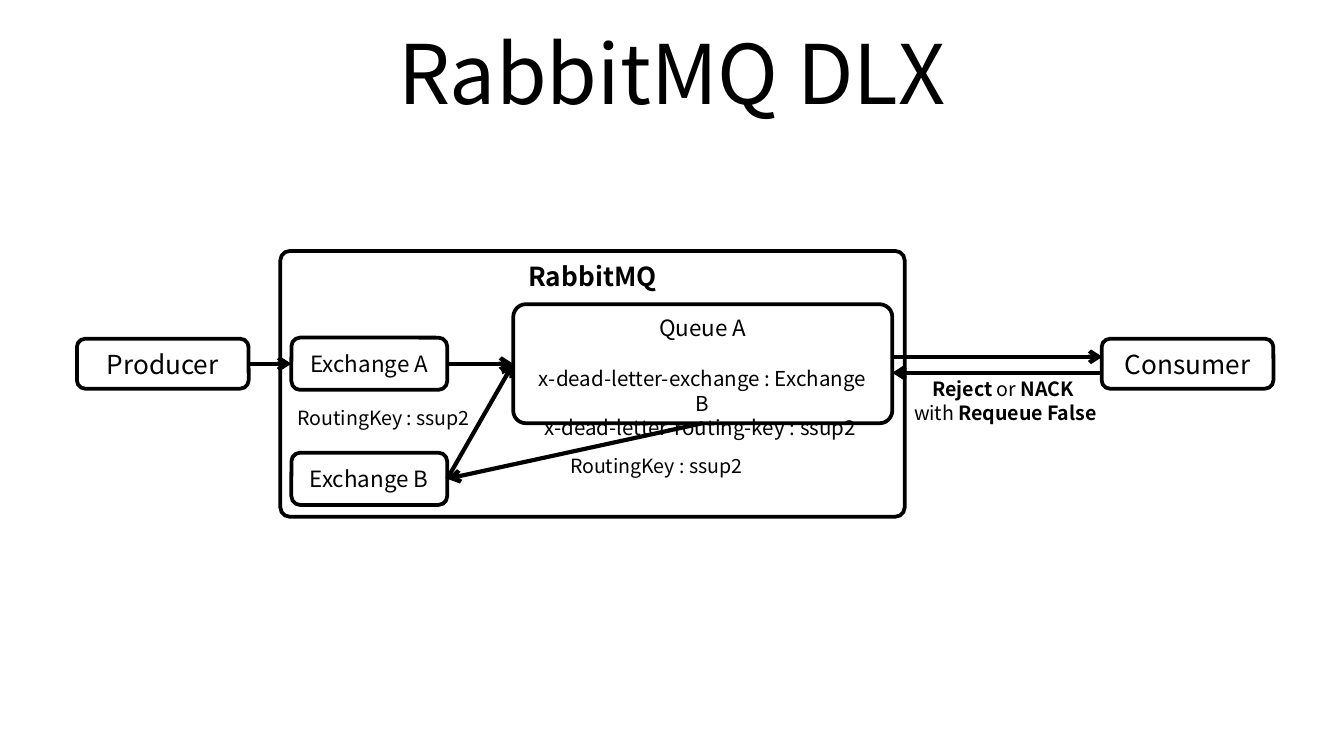
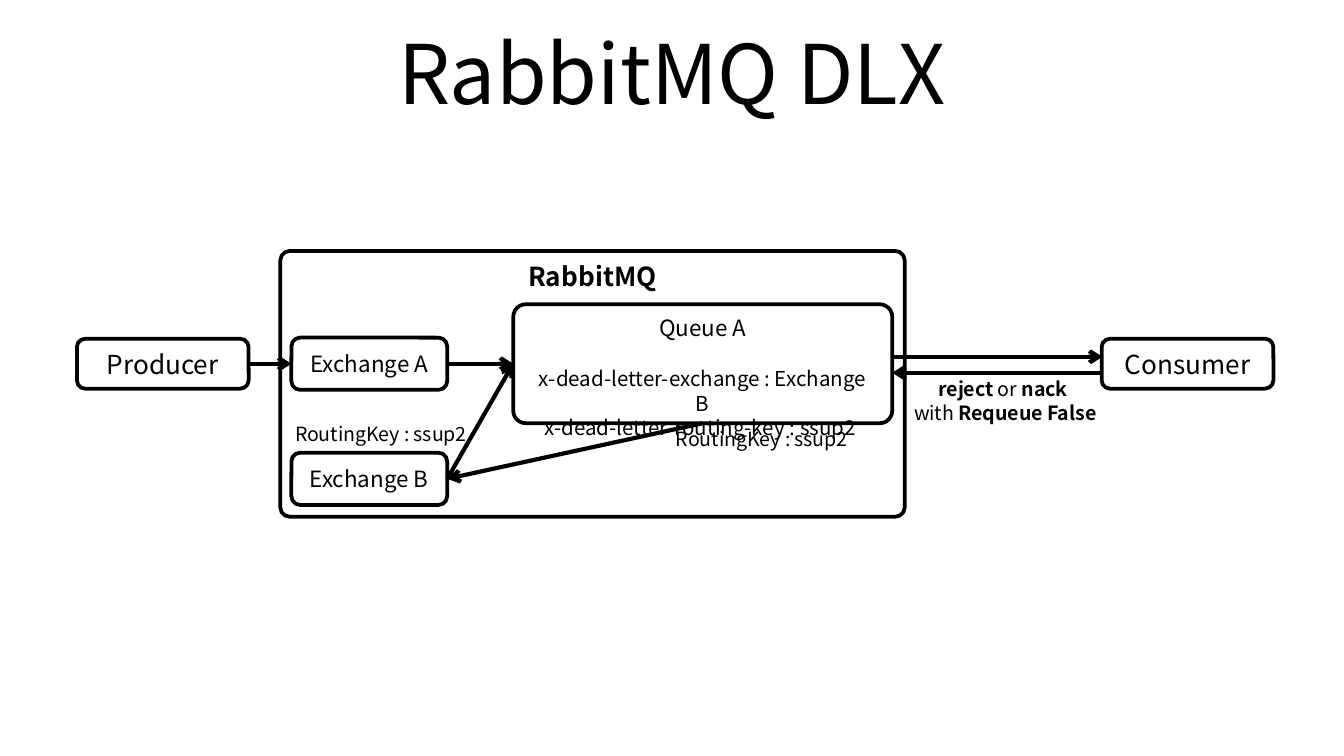
Before and after one commit to ssup2/blog-old, a slide deck: slide 1 of images/theory_analysis/RabbitMQ_DLX/RabbitMQ_DLX.pptx. Drawn at 1344x756 pixels with LibreOffice and Linux fonts; fonts in the diff are those of the drawing. Boxes give left, top, right and bottom in pixels: in the first picture for what was removed or moved away, otherwise in the second. Text is boxed around its words. In the diff, an @@ line names an element or a change of style, - is before the commit and + after.

```diff
--- a/images/theory_analysis/RabbitMQ_DLX/RabbitMQ_DLX.pptx
+++ b/images/theory_analysis/RabbitMQ_DLX/RabbitMQ_DLX.pptx
@@ text at (939,380,1068,401): text changed @@
-Reject or NACK
+reject or nack
@@ text "RoutingKey : ssup2": place and size @@
-text "RoutingKey : ssup2" at (298,410,470,430)
+text "RoutingKey : ssup2" at (295,426,467,447)
@@ text "RoutingKey : ssup2": place and size @@
-text "RoutingKey : ssup2" at (570,452,742,478)
+text "RoutingKey : ssup2" at (676,426,848,451)
```
Also in this commit, not shown: 1 slide removed, 2 other files.
